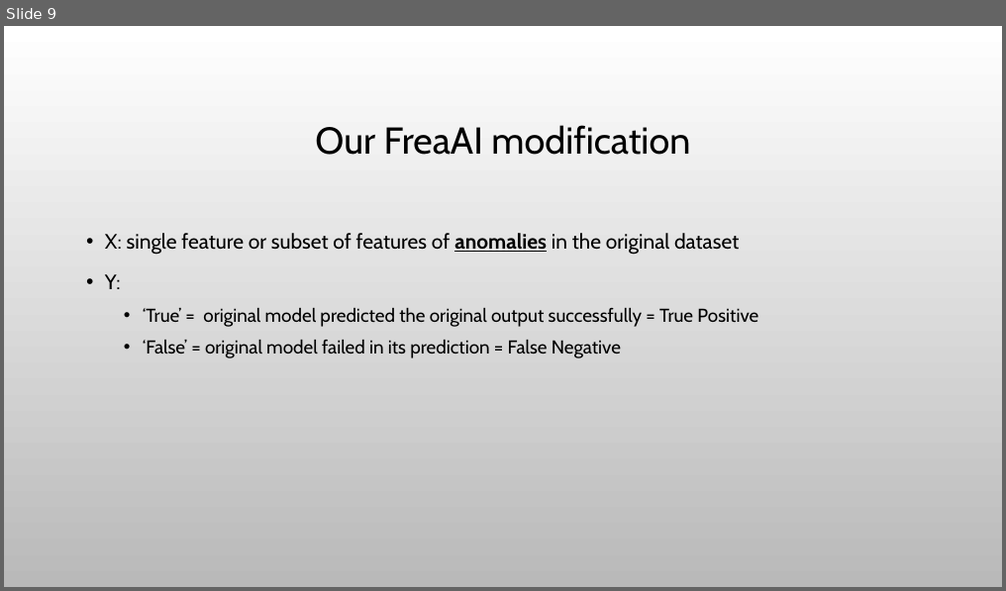
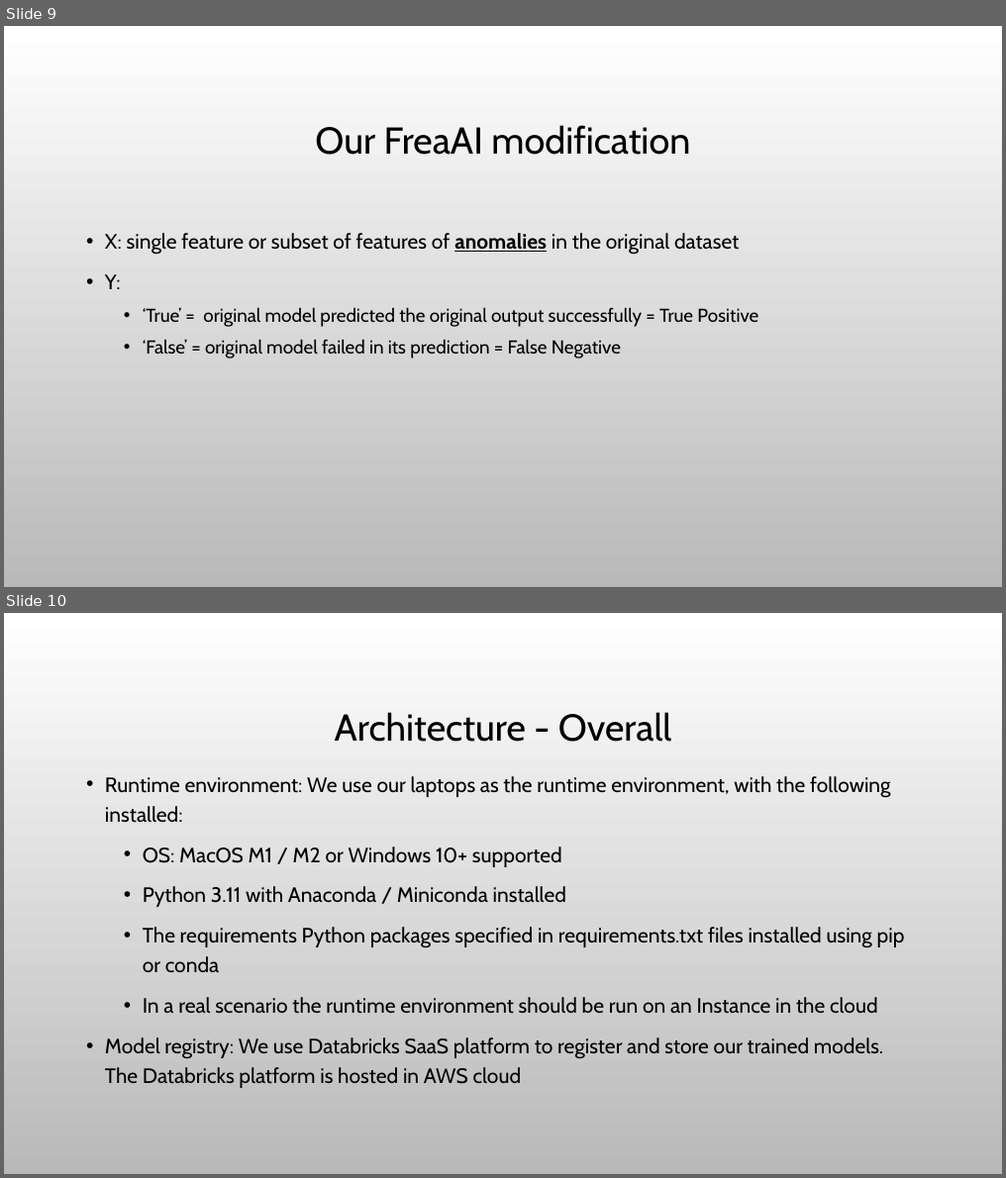
Before and after one commit to stavco9/mlops-final-project, a slide deck: docs/MLOps Final Project.pptx. Shown one above the other, each under a label of ours: slide 9 before the commit, slides 9 and 10 after it. The pictures are 1006x591 and 1006x1178 pixels, drawn with LibreOffice and Linux fonts; fonts in the diff are those of the drawing; background and template pictures are left out. Boxes give left, top, right and bottom in pixels: in the first picture for what was removed or moved away, otherwise in the second. Text is boxed around its words. In the diff, an @@ line names an element or a change of style, - is before the commit and + after.

```diff
--- a/docs/MLOps Final Project.pptx
+++ b/docs/MLOps Final Project.pptx
@@ slide 10 added at (x1=4, y1=613, x2=1002, y2=1174), background picture (left out) @@
@@ title added at (x1=335, y1=712, x2=671, y2=742), 36 pt, text #000000 @@
+Architecture - Overall
@@ text added at (x1=105, y1=776, x2=905, y2=1088), 20 pt, text #000000 @@
+• Runtime environment: We use our laptops as the runtime environment, with the following installed:
+  • OS: MacOS M1 / M2 or Windows 10+ supported
+  • Python 3.11 with Anaconda / Miniconda installed
+  • The requirements Python packages specified in requirements.txt files installed using pip or conda
+  • In a real scenario the runtime environment should be run on an Instance in the cloud
+• Model registry: We use Databricks SaaS platform to register and store our trained models. The Databricks platform is hosted in AWS cloud
```
Also in this commit, not shown: 2 other slides added, 1 other file.
